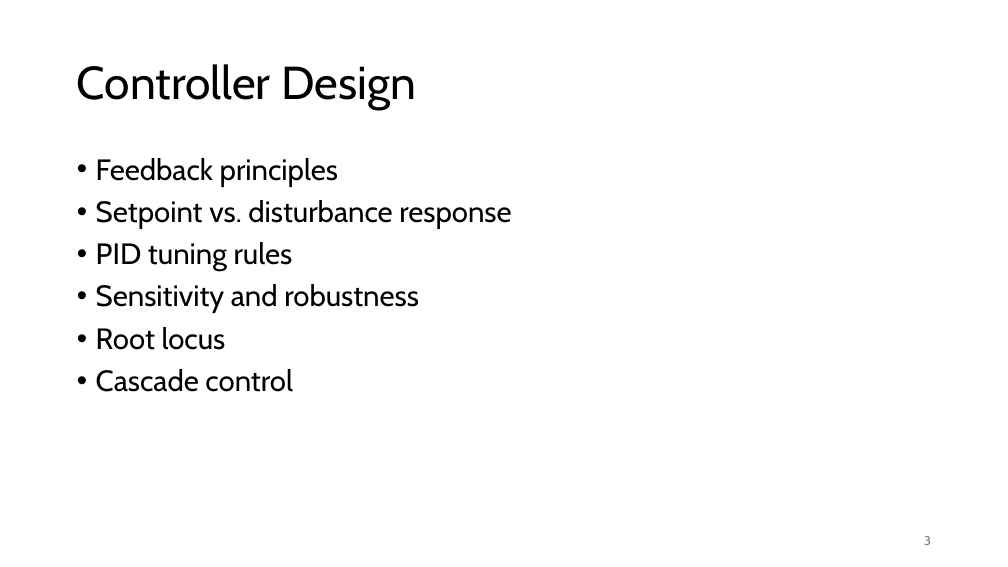
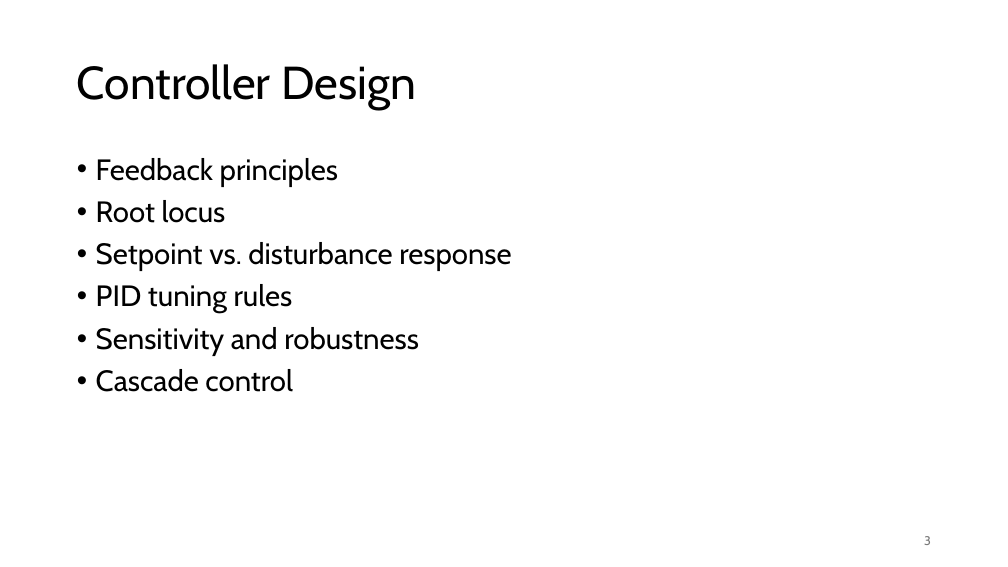
Before and after one commit to FelixWick/control_engineering, a slide deck: slide 3 of slides/5_controller_design.pptx. Drawn at 1008x567 pixels with LibreOffice and Linux fonts; fonts in the diff are those of the drawing. Boxes give left, top, right and bottom in pixels: in the first picture for what was removed or moved away, otherwise in the second. Text is boxed around its words. In the diff, an @@ line names an element or a change of style, - is before the commit and + after.

```diff
--- a/slides/5_controller_design.pptx
+++ b/slides/5_controller_design.pptx
@@ text at box(96, 200, 226, 223): paragraph added @@
+• Root locus
@@ text at box(96, 327, 226, 350): paragraph removed @@
-• Root locus
```
Also in this commit, not shown: 3 other slides changed, 3 slides added.
